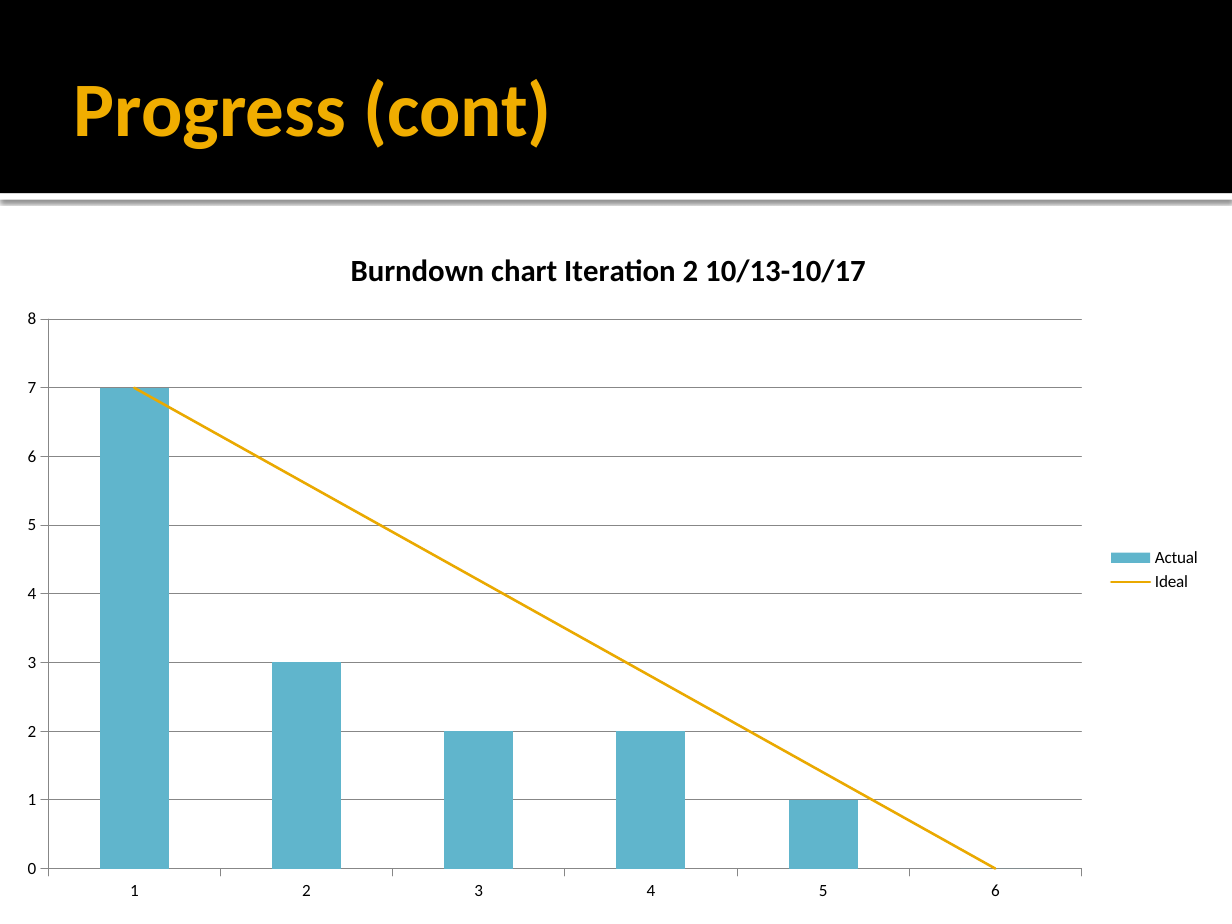
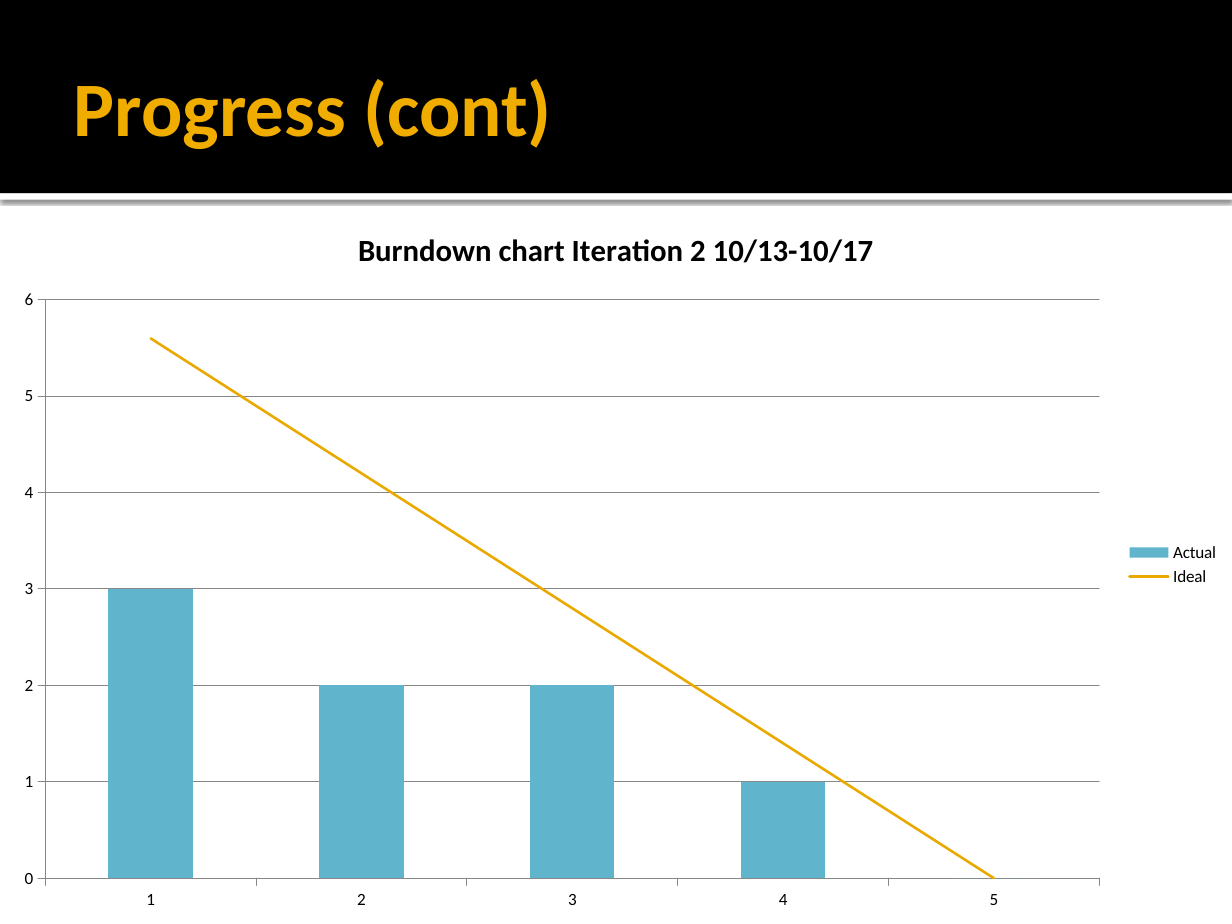
Before and after one commit to ChicoState/eggbeater, a slide deck: slide 8 of Presentation 10-21.pptx. Drawn at 1232x924 pixels with LibreOffice and Linux fonts; fonts in the diff are those of the drawing. Boxes give left, top, right and bottom in pixels: in the first picture for what was removed or moved away, otherwise in the second. Text is boxed around its words. In the diff, an @@ line names an element or a change of style, - is before the commit and + after.

```diff
--- a/Presentation 10-21.pptx
+++ b/Presentation 10-21.pptx
@@ column chart at (x1=0, y1=206, x2=1232, y2=924) @@
-categories: 1, 2, 3, 4, 5, 6
+categories: 1, 2, 3, 4, 5
-Actual: 7, 3, 2, 2, 1, 0
+Actual: 3, 2, 2, 1, 0
-Ideal: 7, 5.6, 4.2, 2.8, 1.4, 0
+Ideal: 5.6, 4.2, 2.8, 1.4, 0
@@ column chart resized from (x1=4, y1=225, x2=1214, y2=913) to (x1=0, y1=206, x2=1232, y2=924) @@
```
Also in this commit, not shown: 2 slides added, 2 slides removed.
